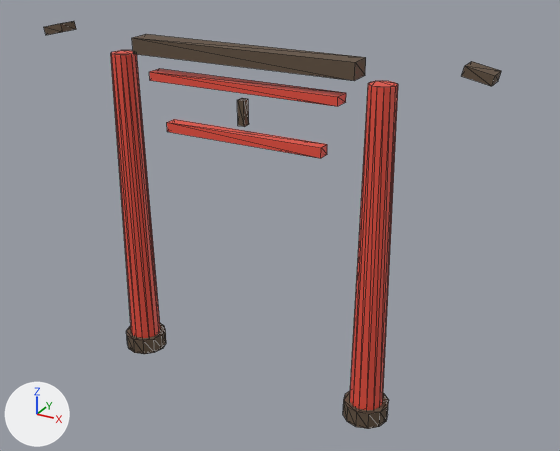
A saved change to the glTF model assets/env/meshes/torii.glb.
Both versions are drawn from a 50 mm camera at (5.27, -8.56, 6.96) aimed at (0.43, 0.23, 2.56). Arrows for +X, +Y and +Z are at lower left; the lights stay in place. The older version comes first. Mesh edges are drawn as thin lines. Vertices at exactly the same position are counted once.

The older version as bpy lines, for what is in view:
```python
me_cube_005 = bpy.data.meshes.new('Cube.005')
me_cube_005.from_pydata(...)  # 152 vertices, 264 faces; spans x -32.8..32.8, y -2.7..2.7, z 0.0..14.7
# faces by material slot: [136, 128]
me_cube_005.materials.append(mat_dark)  # brown #61503f
me_cube_005.materials.append(mat_vermillion)  # red #ea503f
ob_cube_005 = bpy.data.objects.new('Cube.005', me_cube_005)
ob_cube_005.location = (0.0, 0.0, 0.0)
ob_cube_005.scale = (0.1, 0.12, 0.35)
```
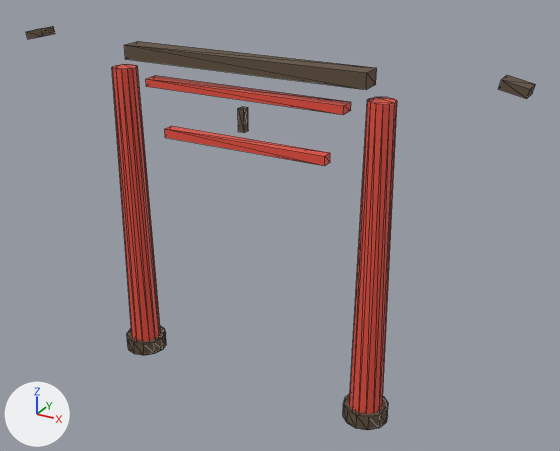
Location of each change, [x1, y1, x2, y2] in pixels of the pictures (560 x 451 px; the box of a moved part takes in the faces that stretch with it):
```json
{"object": "Cube.005", "change": "reshaped, rescaled", "before": [44, 21, 501, 429], "after": [26, 26, 535, 430], "on screen": "11% wider"}
{"part": 1, "of": "me_cube_005", "change": "moved or reshaped", "before": [237, 98, 249, 127], "after": [238, 107, 248, 133]}
{"part": 2, "of": "me_cube_005", "change": "moved or reshaped", "before": [126, 323, 166, 354], "after": [127, 326, 166, 355]}
{"part": 3, "of": "me_cube_005", "change": "moved or reshaped", "before": [343, 391, 389, 429], "after": [343, 394, 388, 430]}
{"part": 4, "of": "me_cube_005", "change": "moved or reshaped", "before": [132, 34, 366, 81], "after": [124, 41, 377, 90]}
{"part": 5, "of": "me_cube_005", "change": "moved or reshaped", "before": [44, 21, 76, 35], "after": [26, 26, 55, 39]}
{"part": 6, "of": "me_cube_005", "change": "moved or reshaped", "before": [462, 61, 501, 86], "after": [499, 75, 535, 99]}
{"part": 7, "of": "me_cube_005", "change": "moved or reshaped", "before": [111, 50, 160, 338], "after": [112, 64, 161, 341]}
{"part": 8, "of": "me_cube_005", "change": "moved or reshaped", "before": [350, 81, 398, 410], "after": [349, 97, 397, 414]}
{"part": 9, "of": "me_cube_005", "change": "moved or reshaped", "before": [149, 69, 346, 107], "after": [146, 76, 351, 115]}
{"part": 10, "of": "me_cube_005", "change": "moved or reshaped", "before": [167, 119, 327, 158], "after": [165, 126, 330, 166]}
```

Scene script edits in JSON lines:
```json
{"block": "me_cube_005", "where": "# used by ob_cube_005; location = (0.0, 0.0, 0.0); scale = (0.1, 0.12, 0.35)"}
{"op": "remove", "block": "me_cube_005", "code": "me_cube_005.from_pydata(...)  # 152 vertices, 264 faces; spans x -32.8..32.8, y -2.7..2.7, z 0.0..14.7"}
{"op": "add", "block": "me_cube_005", "code": "me_cube_005.from_pydata(...)  # 152 vertices, 264 faces; spans x -3.7..3.7, y -0.3..0.3, z 0.0..5.0"}
{"block": "me_cube_005", "change": "me_cube_005 part 1: the loose piece of 8 vertices spanning x -0.5..0.5, y -0.5..0.5, z 11.5..12.5 is scaled about its middle by (0.09, 0.11, 0.32), then moved by (0.0, 0.0, -7.9)"}
{"block": "me_cube_005", "change": "me_cube_005 part 2: the loose piece of 24 vertices spanning x -22.7..-16.3, y -2.7..2.7, z 0.1..0.8 is scaled about the mesh origin by (0.1, 0.12, 0.308)"}
{"block": "me_cube_005", "change": "me_cube_005 part 3: the loose piece of 24 vertices spanning x 16.3..22.7, y -2.7..2.7, z 0.1..0.8 is scaled about the mesh origin by (0.1, 0.12, 0.308)"}
{"block": "me_cube_005", "change": "me_cube_005 part 4: the loose piece of 8 vertices spanning x -16.5..16.5, y -1.3..1.3, z 13.8..14.5 is scaled about its middle by (0.109, 0.113, 0.318), then moved by (0.0, 0.0, -9.3)"}
{"block": "me_cube_005", "change": "me_cube_005 part 5: the loose piece of 8 vertices spanning x -32.8..-29.2, y -1.2..1.2, z 14.2..14.7 is scaled about its middle by (0.0914, 0.111, 0.321), then moved by (27.5, 0.0, -9.5)"}
{"block": "me_cube_005", "change": "me_cube_005 part 6: the loose piece of 8 vertices spanning x 29.2..32.8, y -1.2..1.2, z 14.2..14.7 is scaled about its middle by (0.0914, 0.111, 0.321), then moved by (-27.5, 0.0, -9.5)"}
{"block": "me_cube_005", "change": "me_cube_005 part 7: the loose piece of 28 vertices spanning x -21.8..-17.2, y -2.0..2.0, z 0.0..13.7 is scaled about the mesh origin by (0.1, 0.12, 0.335)"}
{"block": "me_cube_005", "change": "me_cube_005 part 8: the loose piece of 28 vertices spanning x 17.2..21.8, y -2.0..2.0, z 0.0..13.7 is scaled about the mesh origin by (0.1, 0.12, 0.335)"}
{"block": "me_cube_005", "change": "me_cube_005 part 9: the loose piece of 8 vertices spanning x -14.2..14.2, y -1.0..1.0, z 12.8..13.2 is scaled about its middle by (0.105, 0.11, 0.321), then moved by (0.0, 0.0, -8.6)"}
{"block": "me_cube_005", "change": "me_cube_005 part 10: the loose piece of 8 vertices spanning x -12.0..12.0, y -0.8..0.8, z 10.8..11.2 is scaled about its middle by (0.104, 0.107, 0.325), then moved by (0.0, 0.0, -7.2)"}
{"op": "set", "path": "ob_cube_005.scale", "old": "(0.1, 0.12, 0.35)", "new": "(1.0, 1.0, 1.0)"}
```
